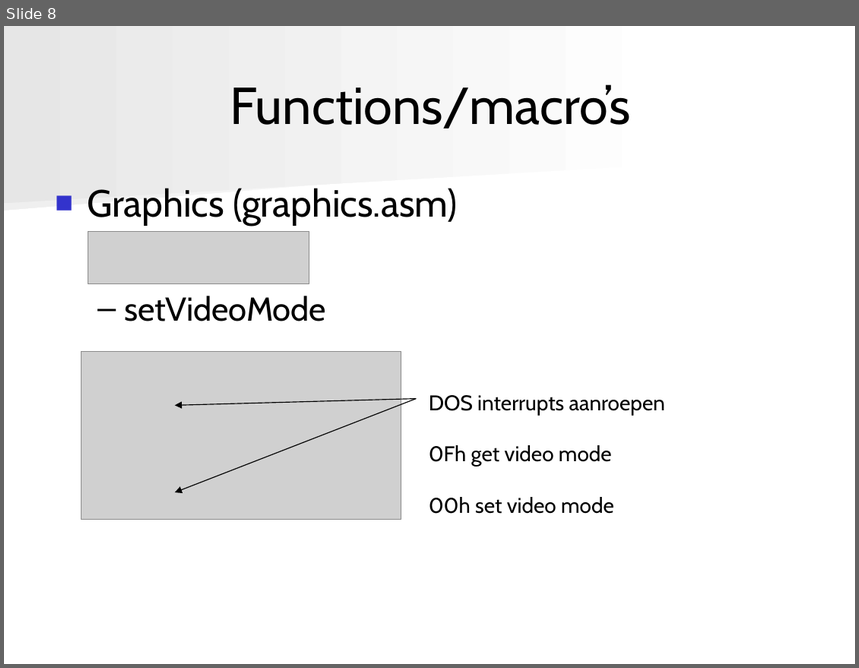
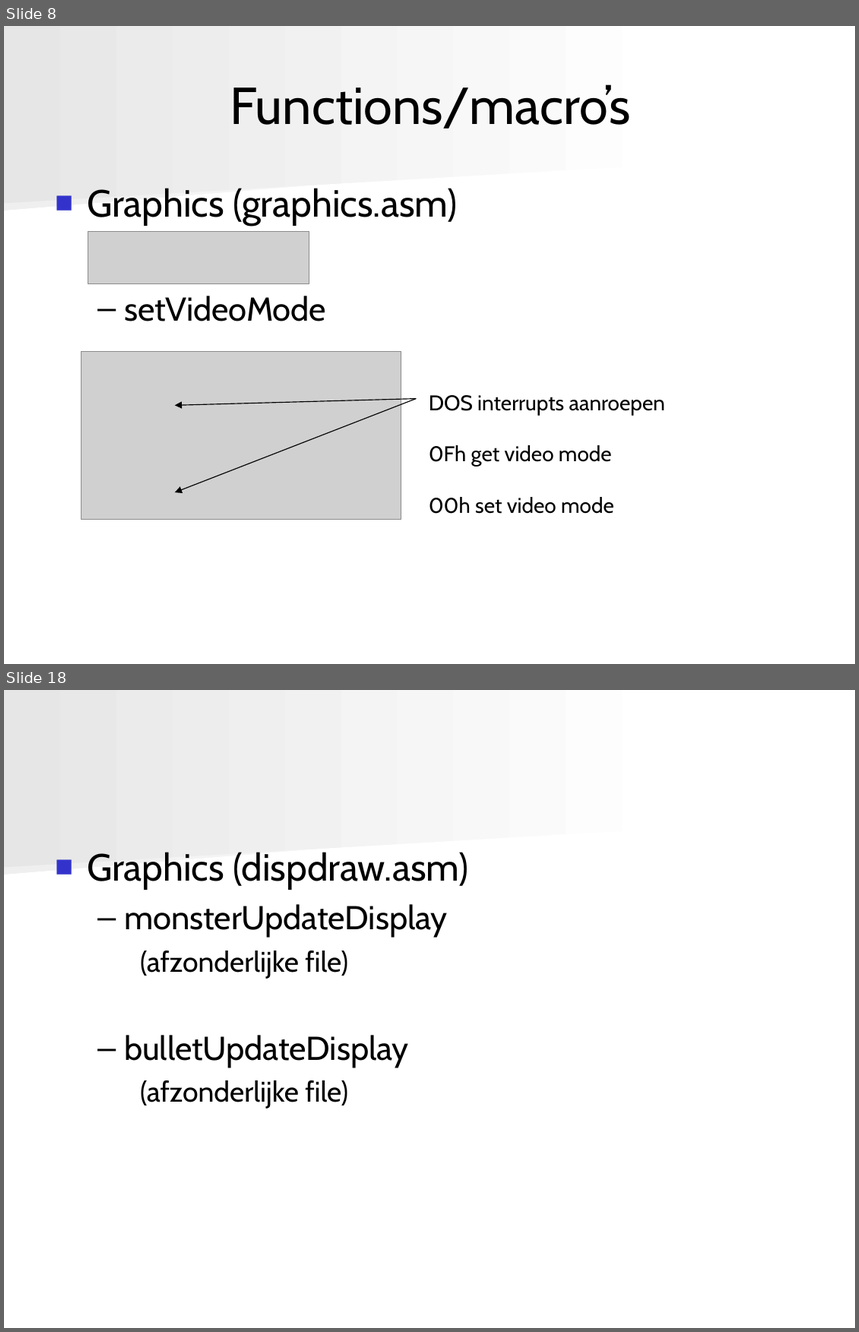
Before and after one commit to angryzor/space_invaders_8086, a slide deck: Presentatie.ppt. Shown one above the other, each under a label of ours: slide 8 before the commit, slides 8 and 18 after it; the slides between them are not shown. The pictures are 859x668 and 859x1332 pixels, drawn with LibreOffice and Linux fonts; fonts in the diff are those of the drawing; grey boxes stand for pictures. Boxes give left, top, right and bottom in pixels: in the first picture for what was removed or moved away, otherwise in the second. Text is boxed around its words. In the diff, an @@ line names an element or a change of style, - is before the commit and + after.

```diff
--- a/Presentatie.ppt
+++ b/Presentatie.ppt
@@ slide 18 added at (x1=4, y1=690, x2=855, y2=1328), background #FFFFFF; not listed: 2 template elements that a slide beside it also shows @@
@@ text added at (x1=87, y1=852, x2=468, y2=1109), 28 pt, text #000000 @@
+■ Graphics (dispdraw.asm)
+  – monsterUpdateDisplay
+    (afzonderlijke file)
+  – bulletUpdateDisplay
+    (afzonderlijke file)
```
Also in this commit, not shown: 4 slides changed, 10 other slides added, 4 slides removed, 1 other file.
